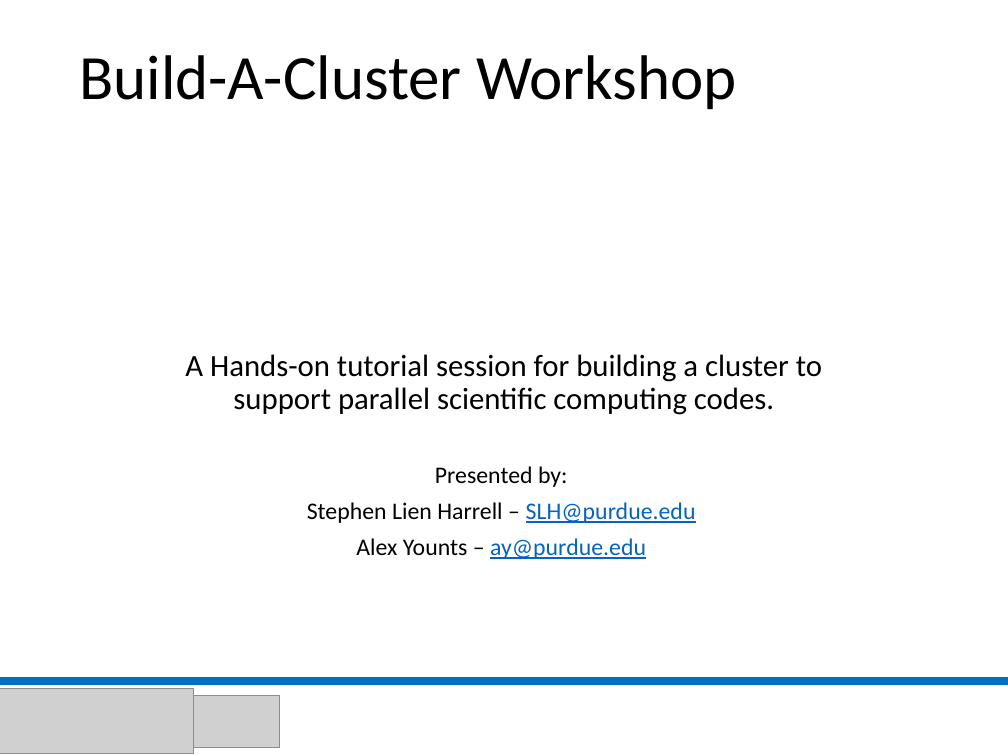
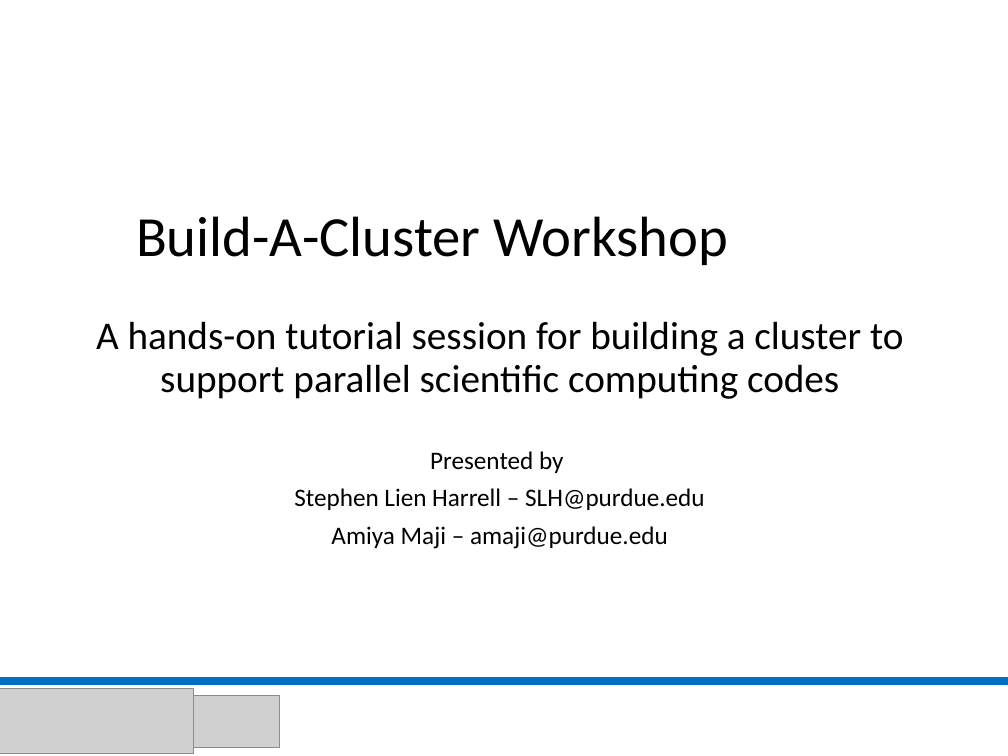
Before and after one commit to stephenlienharrell/build-a-cluster-presentation, a slide deck: slide 1 of Build-A-Cluster.pptx. Drawn at 1008x756 pixels with LibreOffice and Linux fonts; fonts in the diff are those of the drawing; grey boxes stand for pictures; background and template pictures are left out. Boxes give left, top, right and bottom in pixels: in the first picture for what was removed or moved away, otherwise in the second. Text is boxed around its words. In the diff, an @@ line names an element or a change of style, - is before the commit and + after.

```diff
--- a/Build-A-Cluster.pptx
+++ b/Build-A-Cluster.pptx
@@ title "Build-A-Cluster Workshop": place and size @@
-title "Build-A-Cluster Workshop" at box(79, 55, 737, 109)
+title "Build-A-Cluster Workshop" at box(136, 216, 728, 265)
@@ title "Build-A-Cluster Workshop" at box(136, 216, 728, 265): size 45 to 40.5 pt @@
@@ subtitle "A hands-on tutorial session for ...": place and size @@
-subtitle "A hands-on tutorial session for ..." at box(185, 354, 822, 559)
+subtitle "A hands-on tutorial session for ..." at box(96, 321, 903, 549)
@@ subtitle at box(96, 321, 903, 473): text changed; size 22 to 28 pt @@
-A Hands-on tutorial session for building a cluster to support parallel scientific computing codes.
-Presented by:
+A hands-on tutorial session for building a cluster to support parallel scientific computing codes
+Presented by
@@ subtitle at box(294, 488, 705, 510): size 17 to 18 pt in "Stephen Lien Harrell – SLH@purdue.edu"; text colour #0563C1 to #000000, underline off in "SLH@purdue.edu" @@
@@ subtitle at box(331, 526, 668, 549): text changed; size 17 to 18 pt; text colour #0563C1 to #000000 @@
-Alex Younts – ay@purdue.edu
+Amiya Maji – amaji@purdue.edu
```
Also in this commit, not shown: 40 other slides changed, 23 slides added, 7 slides removed, 28 other files.
